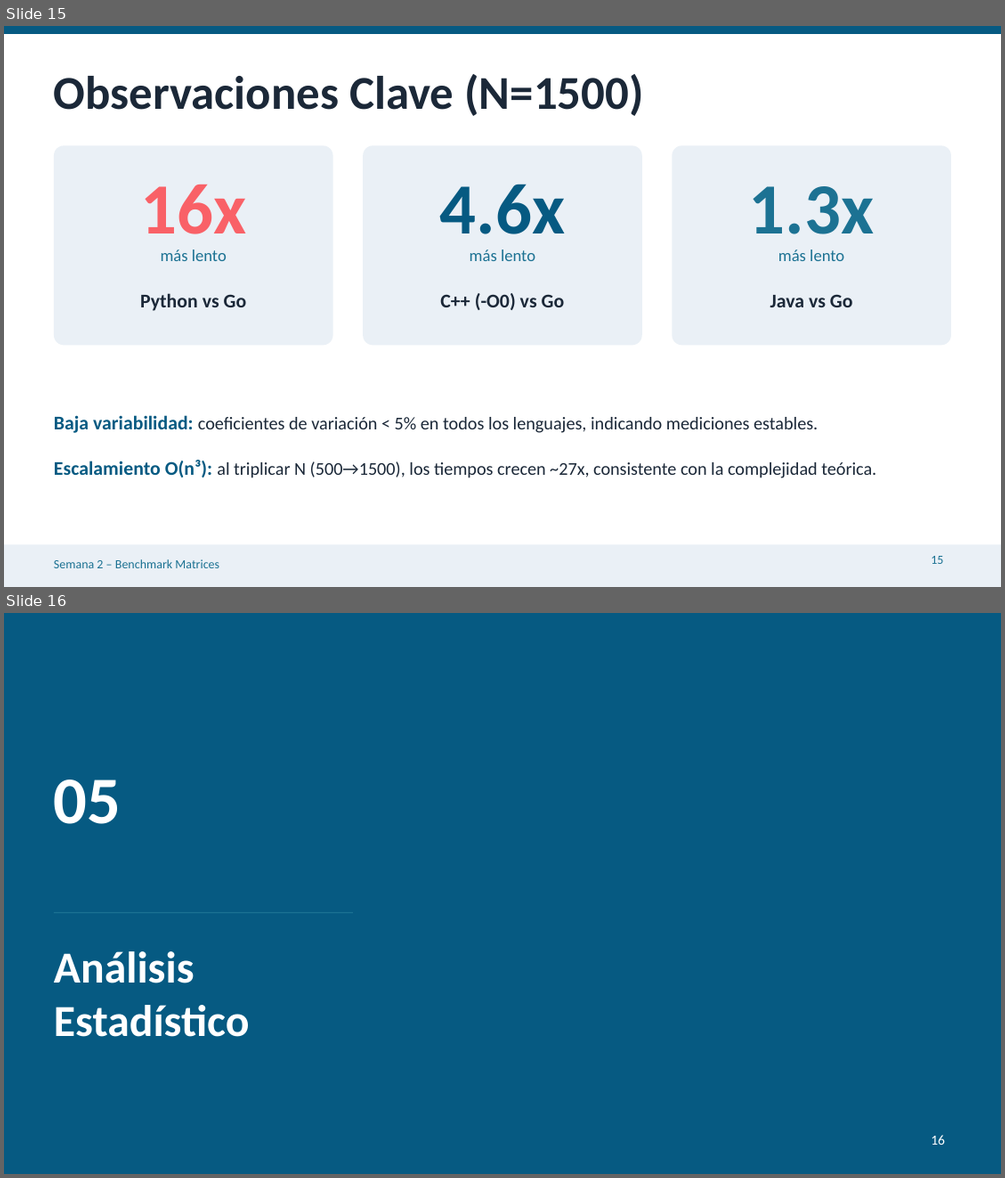
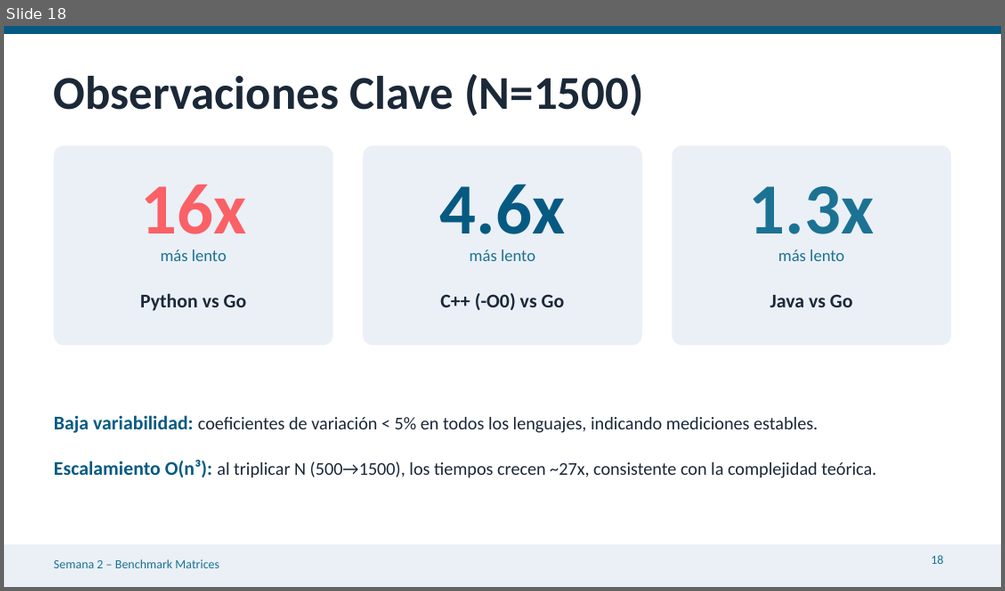
Before and after one commit to jffp-alt/matrix-benchmark, a slide deck: results/Semana2_Benchmark_Matrices.pptx. Shown one above the other, each under a label of ours: slides 15 and 16 before the commit, slide 18 after it. The pictures are 1005x1178 and 1005x591 pixels, drawn with LibreOffice and Linux fonts; fonts in the diff are those of the drawing. Boxes give left, top, right and bottom in pixels: in the first picture for what was removed or moved away, otherwise in the second. Text is boxed around its words. In the diff, an @@ line names an element or a change of style, - is before the commit and + after.

Commit message:
fix(semana2): regenerar PPTX sin análisis ANOVA/Tukey
Se corrige la presentación de Semana 2 para alinearla con el
programa del curso:

- Agrega sección de resumen Semana 1 (diseño experimental, repo GitHub)
- Mantiene contenido completo de Semana 2 (implementaciones, decisiones
  de diseño, entorno, primeros resultados con todos los gráficos)
- Elimina slides 16-22 de análisis estadístico (ANOVA/Tukey)
  que corresponden a Semana 4
- Conclusiones solo mencionan ANOVA/Tukey como próximos pasos

```diff
--- a/results/Semana2_Benchmark_Matrices.pptx
+++ b/results/Semana2_Benchmark_Matrices.pptx
@@ slide 16 removed at (4,613,1001,1174), background #065A82 @@
@@ text removed at (54,779,121,824) @@
-05
@@ rectangle removed at (54,912,353,913) @@
@@ text removed at (54,951,250,1037) @@
-Análisis
-Estadístico
@@ page number removed at (930,1135,945,1144) @@
-16
@@ what was slide 15 is now slide 18 @@
@@ page number at (930,555,943,564): text changed @@
-15
+18
```
Also in this commit, not shown: 8 slides changed, 3 slides added, 2 other slides removed.
